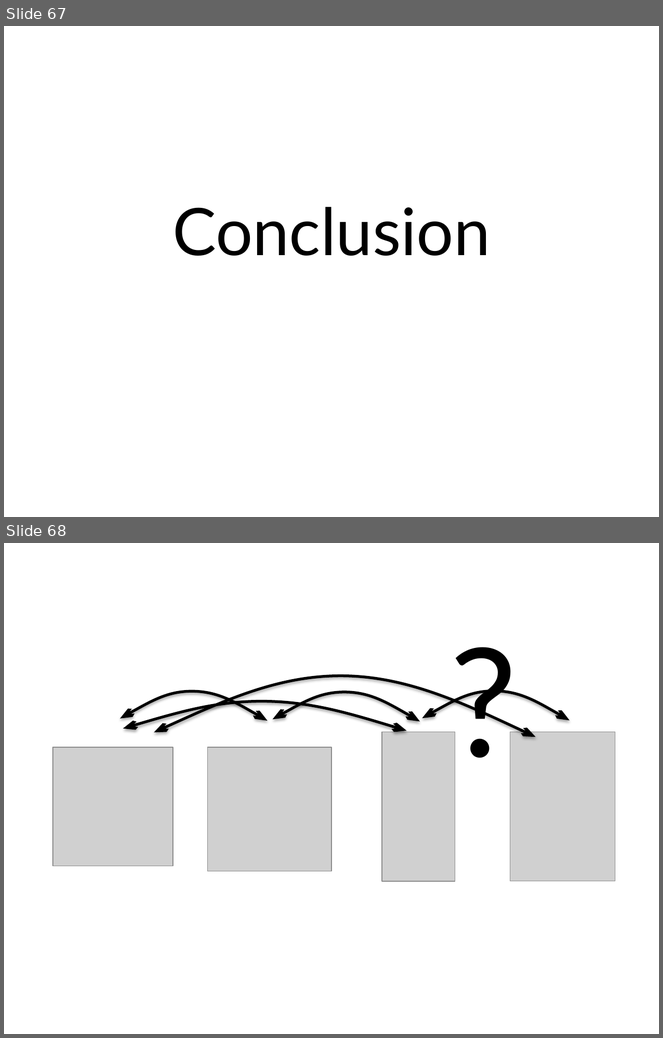
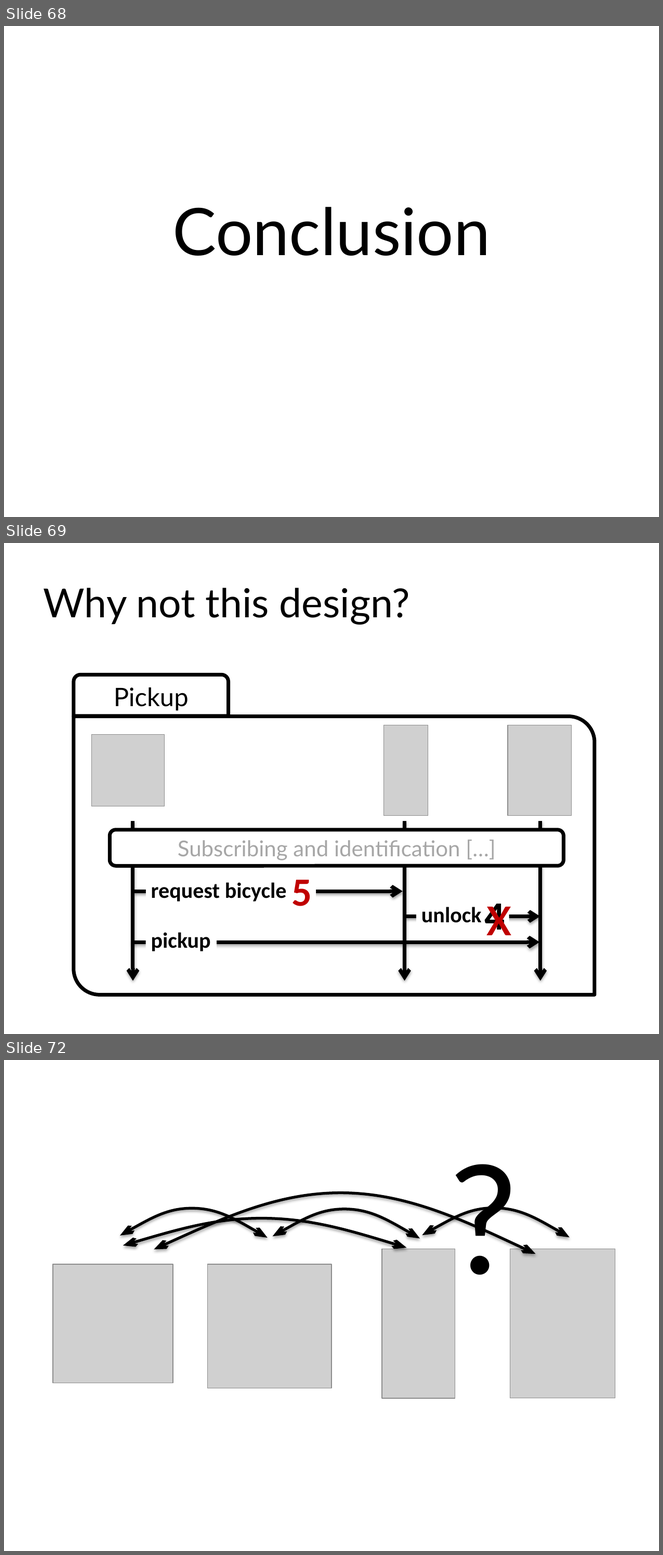
Before and after one commit to blambeau/phd, a slide deck: public-defense/slides.pptx. Shown one above the other, each under a label of ours: slides 67 and 68 before the commit, slides 68, 69 and 72 after it; the slides between them are not shown. The pictures are 663x1038 and 663x1555 pixels, drawn with LibreOffice and Linux fonts; fonts in the diff are those of the drawing; grey boxes stand for pictures. Boxes give left, top, right and bottom in pixels: in the first picture for what was removed or moved away, otherwise in the second. Text is boxed around its words. In the diff, an @@ line names an element or a change of style, - is before the commit and + after.

```diff
--- a/public-defense/slides.pptx
+++ b/public-defense/slides.pptx
@@ slide 69 added at (x1=4, y1=543, x2=659, y2=1034), background #FFFFFF @@
@@ title added at (x1=44, y1=588, x2=410, y2=624), 44 pt, text #000000 @@
+Why not this design?
@@ group added at (x1=74, y1=675, x2=594, y2=995): 6 arrows, 3 pictures, 3 texts, 1 round diag rect, 1 round same rect, 1 rounded rectangle @@
+Pickup
+request bicycle
+unlock
+pickup
+Subscribing and identification […]
@@ text added at (x1=292, y1=880, x2=312, y2=906), 44 pt, text #C00000, bold @@
+5
@@ text added at (x1=485, y1=904, x2=505, y2=936), 44 pt, text #000000, bold @@
+4
@@ text added at (x1=487, y1=904, x2=513, y2=947), 66 pt, text #C00000 @@
+x
@@ what was slide 67 is now slide 68 @@
@@ what was slide 68 is now slide 72 @@
```
Also in this commit, not shown: 2 slides changed, 3 other slides added.
